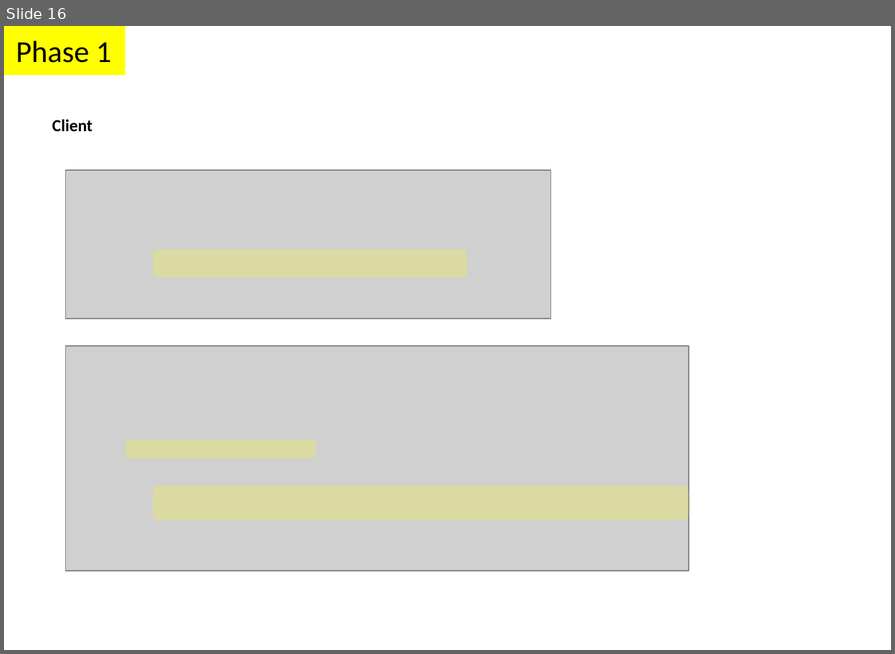
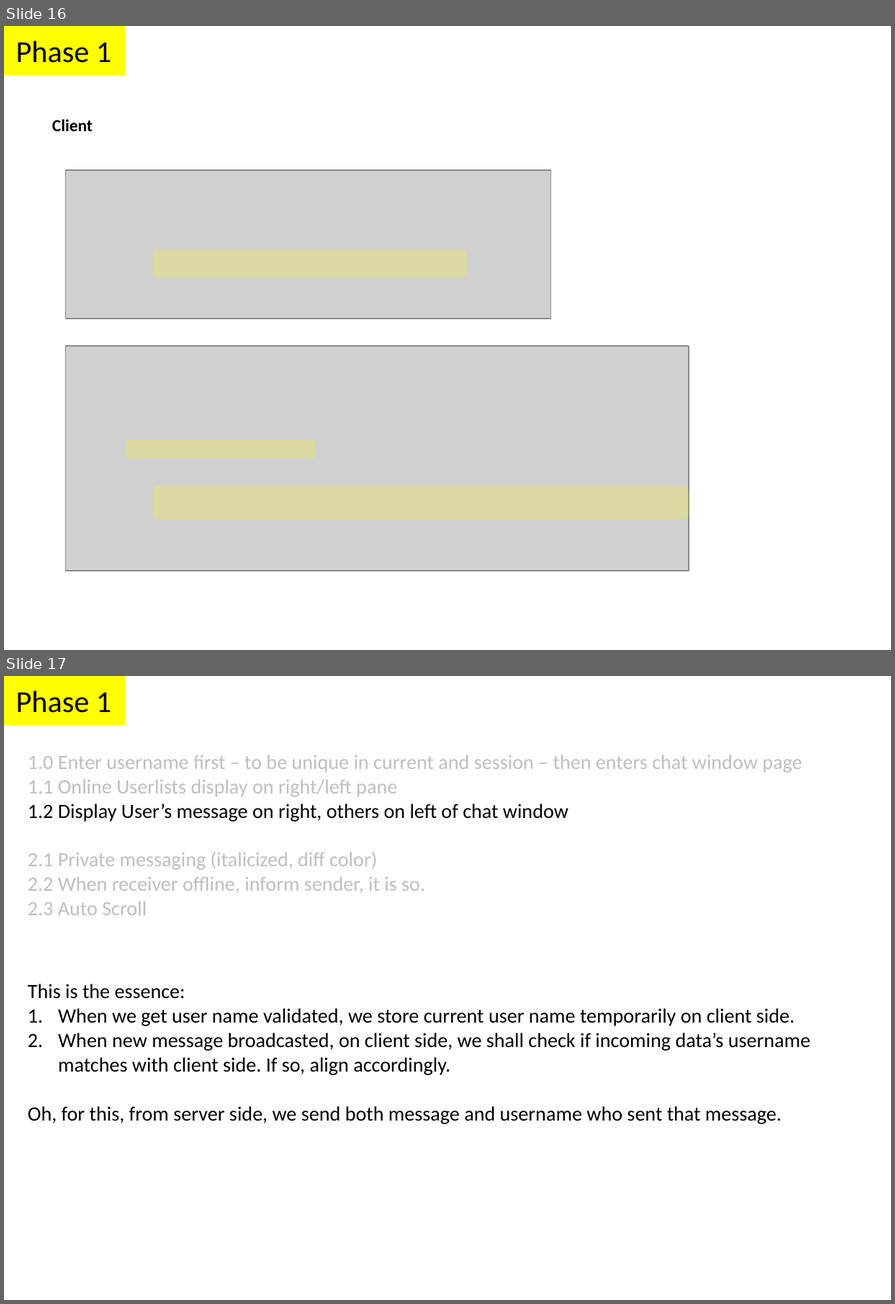
Before and after one commit to parthi2929/awesome-socket-io, a slide deck: Illustrations.pptx. Shown one above the other, each under a label of ours: slide 16 before the commit, slides 16 and 17 after it. The pictures are 895x654 and 895x1304 pixels, drawn with LibreOffice and Linux fonts; fonts in the diff are those of the drawing; grey boxes stand for pictures. Boxes give left, top, right and bottom in pixels: in the first picture for what was removed or moved away, otherwise in the second. Text is boxed around its words. In the diff, an @@ line names an element or a change of style, - is before the commit and + after.

Commit message:
User Messages Alignment

```diff
--- a/Illustrations.pptx
+++ b/Illustrations.pptx
@@ slide 17 added at <box>4,676,891,1300</box>, background #FFFFFF @@
@@ rectangle added at <box>4,676,126,725</box>, fill #FFFF00, 18 pt, text #000000 @@
+Phase 1
@@ text added at <box>28,755,802,915</box>, 12 pt, text #BFBFBF @@
+1.0 Enter username first – to be unique in current and session – then enters chat window page
+1.1 Online Userlists display on right/left pane
+1.2 Display User’s message on right, others on left of chat window
+2.1 Private messaging (italicized, diff color)
+2.2 When receiver offline, inform sender, it is so.
+2.3 Auto Scroll
@@ text added at <box>28,983,810,1124</box>, 12 pt, text #000000 @@
+This is the essence:
+1. When we get user name validated, we store current user name temporarily on client side.
+2. When new message broadcasted, on client side, we shall check if incoming data’s username matches with client side. If so, align accordingly.
+Oh, for this, from server side, we send both message and username who sent that message.
```
Also in this commit, not shown: 3 other slides added, 8 other files.
